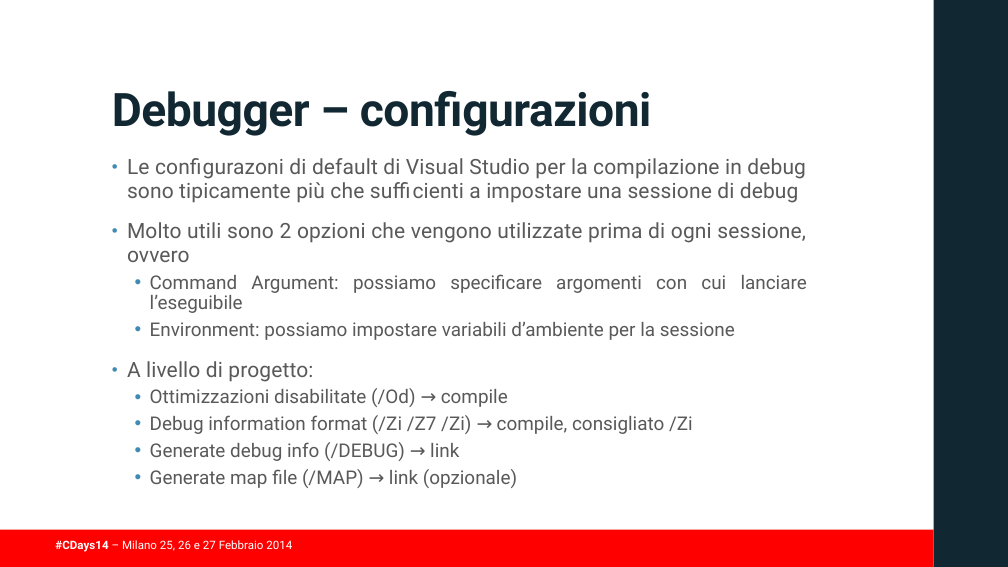
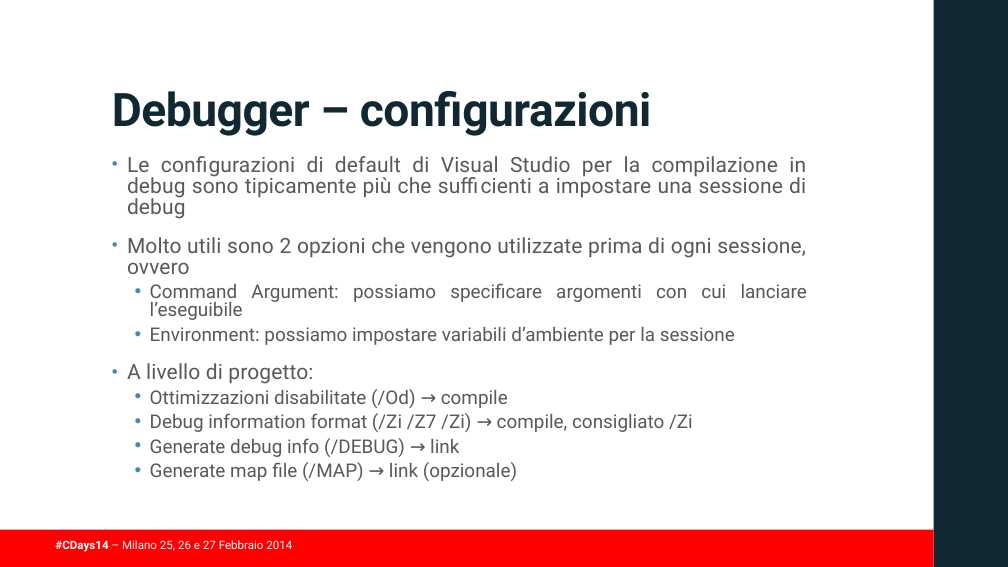
Before and after one commit to guidop/CDays14, a slide deck: slide 41 of presentazioneCDAYS2014.pptx. Drawn at 1008x567 pixels with LibreOffice and Linux fonts; fonts in the diff are those of the drawing; background and template pictures are left out. Boxes give left, top, right and bottom in pixels: in the first picture for what was removed or moved away, otherwise in the second. Text is boxed around its words. In the diff, an @@ line names an element or a change of style, - is before the commit and + after.

```diff
--- a/presentazioneCDAYS2014.pptx
+++ b/presentazioneCDAYS2014.pptx
@@ text at (127,156,806,219): text changed @@
-• Le configurazoni di default di Visual Studio per la compilazione in debug sono tipicamente più che sufficienti a impostare una sessione di debug
+• Le configurazioni di default di Visual Studio per la compilazione in debug sono tipicamente più che sufficienti a impostare una sessione di debug
@@ text at (127,237,807,481): line spacing 0.95 to 0.85; line spacing 0.9 to 0.8 @@
```
Also in this commit, not shown: 8 other slides changed.
